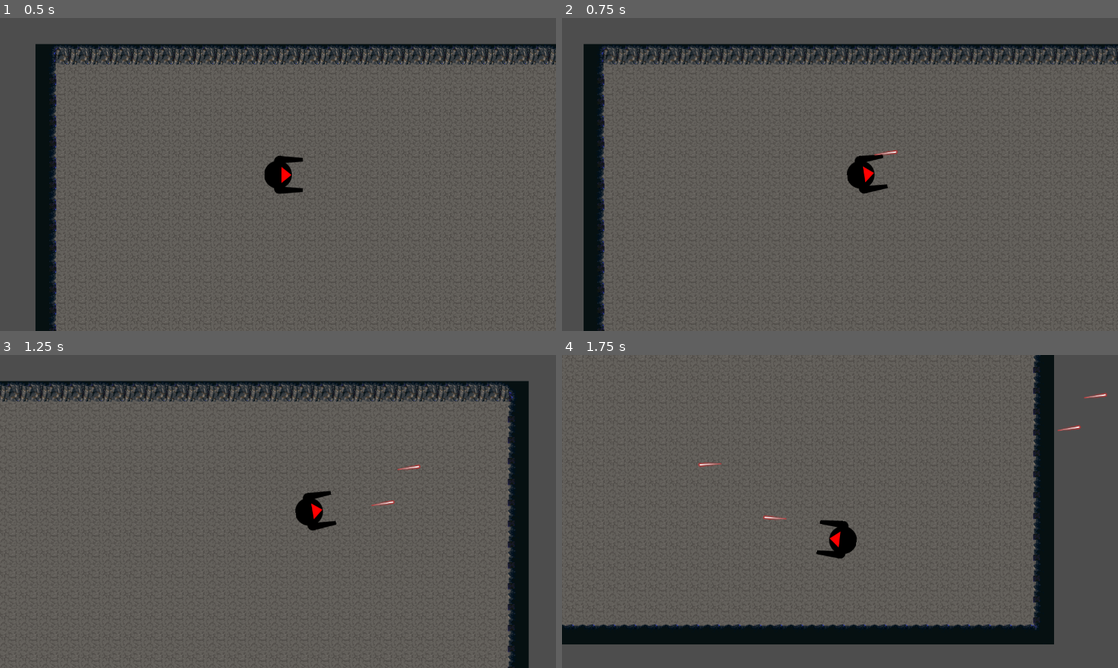
Above: before the commit, frames 1-4 (two rows, left to right).
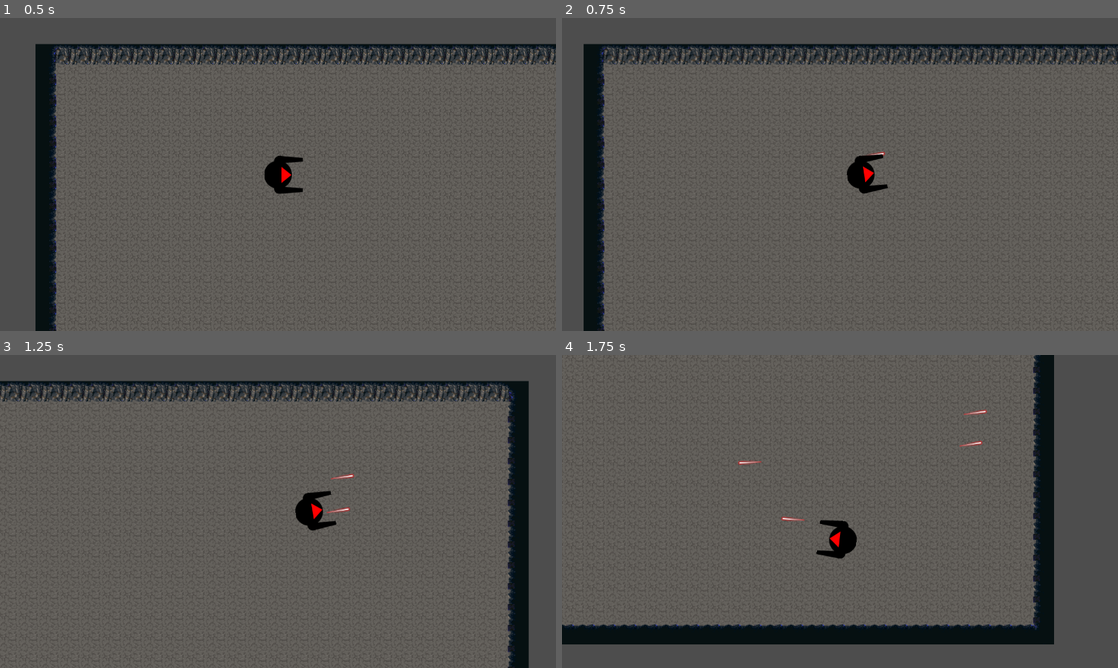
Above: after the commit, the same moments.

Repository: JehtBlack/tiny-creatures
Game: Godot game, scene res://scenes/super_level.tscn
The game is run twice, just before and just after one commit, with the same random seed, the same clock (stepped at 60 frames per second) and the same inputs.
Inputs (mouse positions are in pixels of both pictures, inside the frame that each line leads up to):
- Up to frame 1 (0.5 s): no input
- Up to frame 2 (0.75 s): tap Enter at 0.5 s; move the mouse to (962, 158) at 0.52 s; hold D (Right) from 0.53 s (still down); click (962, 158) at 0.6 s
- Up to frame 3 (1.25 s): keep holding D (Right); right-click (400, 495) at 0.8 s
- Up to frame 4 (1.75 s): move the mouse to (728, 527) at 1.27 s; release D (Right) at 1.28 s; hold S (Backward) from 1.28 s (still down); right-click (728, 527) at 1.35 s; click (728, 527) at 1.55 s

Frame 1 is identical in both runs. In frame 2, less than 0.1% of the frame differs, in the area x 54-61%, y 42-44%; in frame 3, 0.2%; in frame 4, 0.3%, in the area x 24-98%, y 12-54%.

Commit message:
re-organised projectile code for extension

Diff:
--- a/project.godot
+++ b/project.godot
@@ -54,6 +54,12 @@
 , Object(InputEventJoypadButton,"resource_local_to_scene":false,"resource_name":"","device":-1,"button_index":12,"pressure":0.0,"pressed":false,"script":null)
 ]
 }
+Shoot={
+"deadzone": 0.5,
+"events": [Object(InputEventMouseButton,"resource_local_to_scene":false,"resource_name":"","device":-1,"window_id":0,"alt_pressed":false,"shift_pressed":false,"ctrl_pressed":false,"meta_pressed":false,"button_mask":0,"position":Vector2(0, 0),"global_position":Vector2(0, 0),"factor":1.0,"button_index":1,"canceled":false,"pressed":false,"double_click":false,"script":null)
+, Object(InputEventJoypadButton,"resource_local_to_scene":false,"resource_name":"","device":-1,"button_index":10,"pressure":0.0,"pressed":false,"script":null)
+]
+}
 ShootLeft={
 "deadzone": 0.5,
 "events": [Object(InputEventMouseButton,"resource_local_to_scene":false,"resource_name":"","device":-1,"window_id":0,"a …(253 unchanged characters)…
--- a/scenes/bullet.gd
+++ b/scenes/bullet.gd
@@ -1,11 +1,7 @@
-extends Area2D
+extends Projectile
 
-var speed = 750
 
-func _physics_process(delta):
-	position += transform.x * speed * delta
-
-func _on_Bullet_body_entered(body):
+func hit(body: Node2D) -> void:
 	if body.is_in_group("damageable"):
 		body.queue_free()
 	queue_free()
--- a/scenes/bullet.tscn
+++ b/scenes/bullet.tscn
@@ -1,21 +1,18 @@
-[gd_scene load_steps=4 format=3 uid="uid://dkvmvrkj7it3x"]
+[gd_scene load_steps=5 format=3 uid="uid://ciubqusvuudhf"]
 
+[ext_resource type="PackedScene" uid="uid://dkvmvrkj7it3x" path="res://scenes/projectile.tscn" id="1_cpgsb"]
 [ext_resource type="Script" path="res://scenes/bullet.gd" id="1_oxbwp"]
 [ext_resource type="Texture2D" uid="uid://dbe5rg86j7wbn" path="res://assets/sprites/bullet.png" id="2_6uu7h"]
 
-[sub_resource type="CapsuleShape2D" id="CapsuleShape2D_mudta"]
+[sub_resource type="CapsuleShape2D" id="CapsuleShape2D_mfaow"]
 radius = 3.0
-height = 54.0
+height = 50.0
 
-[node name="Bullet" type="Area2D"]
+[node name="Bullet" instance=ExtResource("1_cpgsb")]
 script = ExtResource("1_oxbwp")
 
-[node name="Sprite2D" type="Sprite2D" parent="."]
-rotation = 1.5708
+[node name="Sprite2D" parent="." index="0"]
 texture = ExtResource("2_6uu7h")
 
-[node name="CollisionShape2D" type="CollisionShape2D" parent="."]
-rotation = 1.5708
-shape = SubResource("CapsuleShape2D_mudta")
-
-[connection signal="body_entered" from="." to="." method="_on_body_entered"]
+[node name="CollisionShape2D" parent="." index="1"]
+shape = SubResource("CapsuleShape2D_mfaow")
--- a/scenes/player.gd
+++ b/scenes/player.gd
@@ -1,8 +1,9 @@
 extends CharacterBody2D
 
+signal spawn_projectile(projectile: PackedScene, spawn_position: Vector2, direction: Vector2, speed: float)
 
 @export var speed = 400
-@export var Bullet : PackedScene
+@export var bullet: PackedScene
 
 var look = true
 
@@ -14,7 +15,7 @@
 	shoot()
 
 
-func _physics_process(delta):
+func _physics_process(_delta):
 	get_input()
 	move_and_slide()
 
@@ -28,10 +29,8 @@
 
 func shoot():
 	if Input.is_action_just_pressed("ShootLeft"):
-		var b = Bullet.instantiate()
-		owner.add_child(b)
-		b.transform = $MuzzleLeft.global_transform
+		var direction = Vector2.RIGHT.rotated($MuzzleLeft.global_rotation).normalized()
+		spawn_projectile.emit(bullet, $MuzzleLeft.global_position, direction, 500)
 	if Input.is_action_just_pressed("ShootRight"):
-		var b = Bullet.instantiate()
-		owner.add_child(b)
-		b.transform = $MuzzleRight.global_transform
+		var direction = Vector2.RIGHT.rotated($MuzzleRight.global_rotation).normalized()
+		spawn_projectile.emit(bullet, $MuzzleRight.global_position, direction, 500)
--- a/scenes/player.tscn
+++ b/scenes/player.tscn
@@ -1,7 +1,6 @@
-[gd_scene load_steps=5 format=3 uid="uid://2k4goowntk4a"]
+[gd_scene load_steps=4 format=3 uid="uid://2k4goowntk4a"]
 
 [ext_resource type="Script" path="res://scenes/player.gd" id="1_y1rou"]
-[ext_resource type="PackedScene" uid="uid://dkvmvrkj7it3x" path="res://scenes/bullet.tscn" id="2_nse4k"]
 [ext_resource type="Texture2D" uid="uid://cup464pvt0n6h" path="res://assets/sprites/player-proto.png" id="2_qfk1d"]
 
 [sub_resource type="CircleShape2D" id="CircleShape2D_ldg6g"]
@@ -10,7 +9,6 @@
 [node name="Player" type="CharacterBody2D"]
 collision_mask = 30
 script = ExtResource("1_y1rou")
-Bullet = ExtResource("2_nse4k")
 
 [node name="Sprite2D" type="Sprite2D" parent="."]
 position = Vector2(13, 1)
--- /dev/null
+++ b/scenes/projectile.gd
@@ -0,0 +1,25 @@
+extends Area2D
+class_name Projectile
+
+var speed: int = 750
+var lifespawn_seconds: float = 5.0
+
+func _ready() -> void:
+	var lifespan_timer = Timer.new()
+	add_child(lifespan_timer)
+	lifespan_timer.wait_time = lifespawn_seconds
+	lifespan_timer.one_shot = true
+	lifespan_timer.timeout.connect(_on_lifespan_timer_timeout)
+	lifespan_timer.start()
+
+func _physics_process(delta):
+	position += transform.x * speed * delta
+
+func _on_Bullet_body_entered(body):
+	hit(body)
+
+func _on_lifespan_timer_timeout() -> void:
+	queue_free()
+
+func hit(body: Node2D) -> void:
+	print("Generic projectile hit ", body)
--- /dev/null
+++ b/scenes/projectile.tscn
@@ -0,0 +1,14 @@
+[gd_scene load_steps=2 format=3 uid="uid://dkvmvrkj7it3x"]
+
+[ext_resource type="Script" path="res://scenes/projectile.gd" id="1_m5fys"]
+
+[node name="Projectile" type="Area2D"]
+script = ExtResource("1_m5fys")
+
+[node name="Sprite2D" type="Sprite2D" parent="."]
+rotation = 1.5708
+
+[node name="CollisionShape2D" type="CollisionShape2D" parent="."]
+rotation = 1.5708
+
+[connection signal="body_entered" from="." to="." method="_on_body_entered"]
--- a/scenes/super_level.gd
+++ b/scenes/super_level.gd
@@ -7,5 +7,15 @@
 
 
 # Called every frame. 'delta' is the elapsed time since the previous frame.
-func _process(delta: float) -> void:
+func _process(_delta: float) -> void:
 	pass
+
+func spawn_projectile(projectile: PackedScene, spawn_position: Vector2, direction: Vector2, speed: float) -> void:
+	var projectile_instance = projectile.instantiate() as Projectile
+	projectile_instance.position = spawn_position
+	projectile_instance.rotation = direction.angle()
+	projectile_instance.speed = speed
+	$Projectiles.add_child(projectile_instance)
+
+func _on_player_spawn_projectile(projectile: PackedScene, spawn_position: Vector2, direction: Vector2, speed: float) -> void:
+	spawn_projectile(projectile, spawn_position, direction, speed)
--- a/scenes/super_level.tscn
+++ b/scenes/super_level.tscn
@@ -1,8 +1,9 @@
-[gd_scene load_steps=4 format=4 uid="uid://dqoxhn6h3ht8f"]
+[gd_scene load_steps=5 format=4 uid="uid://dqoxhn6h3ht8f"]
 
 [ext_resource type="Script" path="res://scenes/super_level.gd" id="1_bg3g2"]
 [ext_resource type="PackedScene" uid="uid://2k4goowntk4a" path="res://scenes/player.tscn" id="2_hje26"]
 [ext_resource type="TileSet" uid="uid://b3hcgxb56uflb" path="res://scenes/cave.tres" id="2_i12ur"]
+[ext_resource type="PackedScene" uid="uid://ciubqusvuudhf" path="res://scenes/bullet.tscn" id="4_msce6"]
 
 [node name="SuperLevel" type="Node2D"]
 script = ExtResource("1_bg3g2")
@@ -17,8 +18,13 @@
 tile_map_data = PackedByteArray("AAD//wAABAADAAMAAAD//wEABAADAAQAAAD//wIABAADAAQAAAD//wMABAADAAQAAAD//wQABAADAAQAAAD//w …(1232 unchanged characters)…
 tile_set = ExtResource("2_i12ur")
 
+[node name="Projectiles" type="Node2D" parent="."]
+
 [node name="Player" parent="." instance=ExtResource("2_hje26")]
 position = Vector2(510, 300)
+bullet = ExtResource("4_msce6")
 
 [node name="Camera2D" type="Camera2D" parent="Player"]
 position_smoothing_enabled = true
+
+[connection signal="spawn_projectile" from="Player" to="." method="_on_player_spawn_projectile"]
Not shown: 1 places in scenes/cave.tres that only renumber resources
